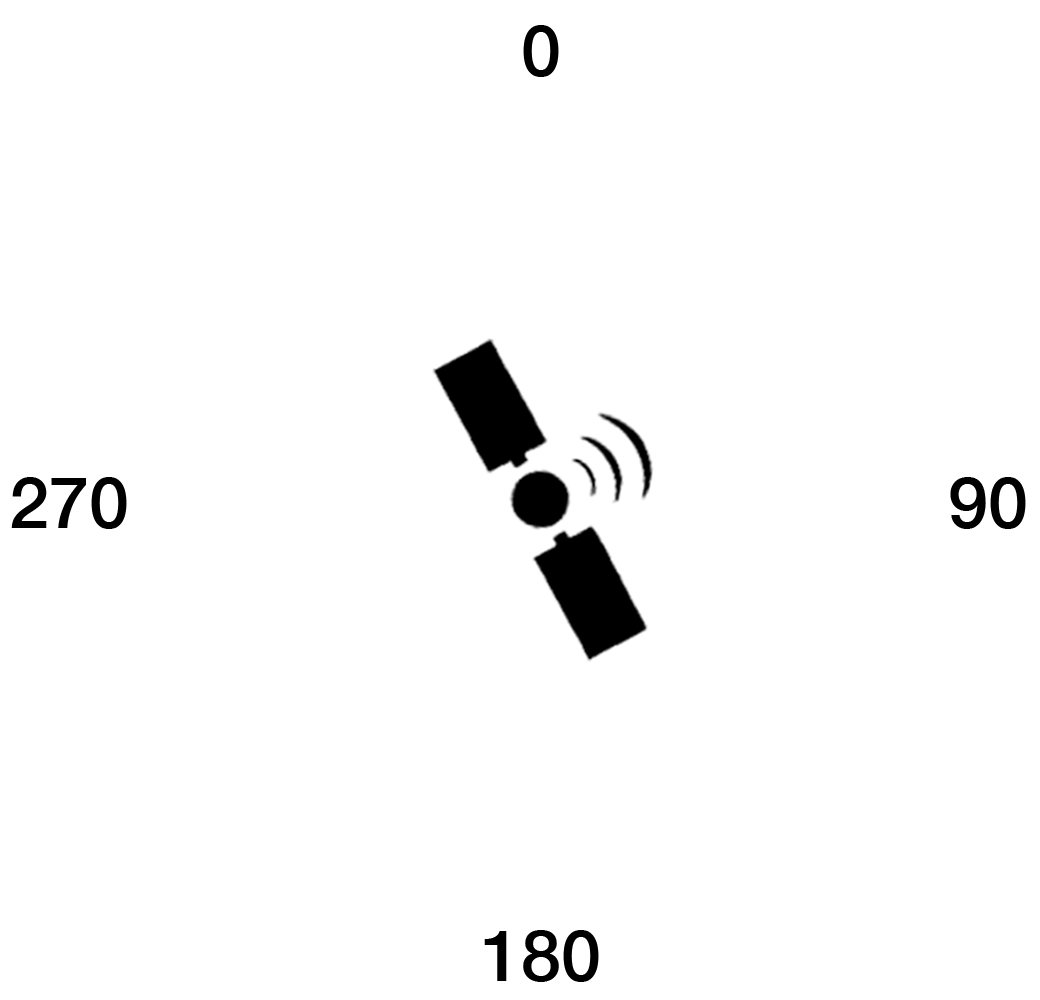
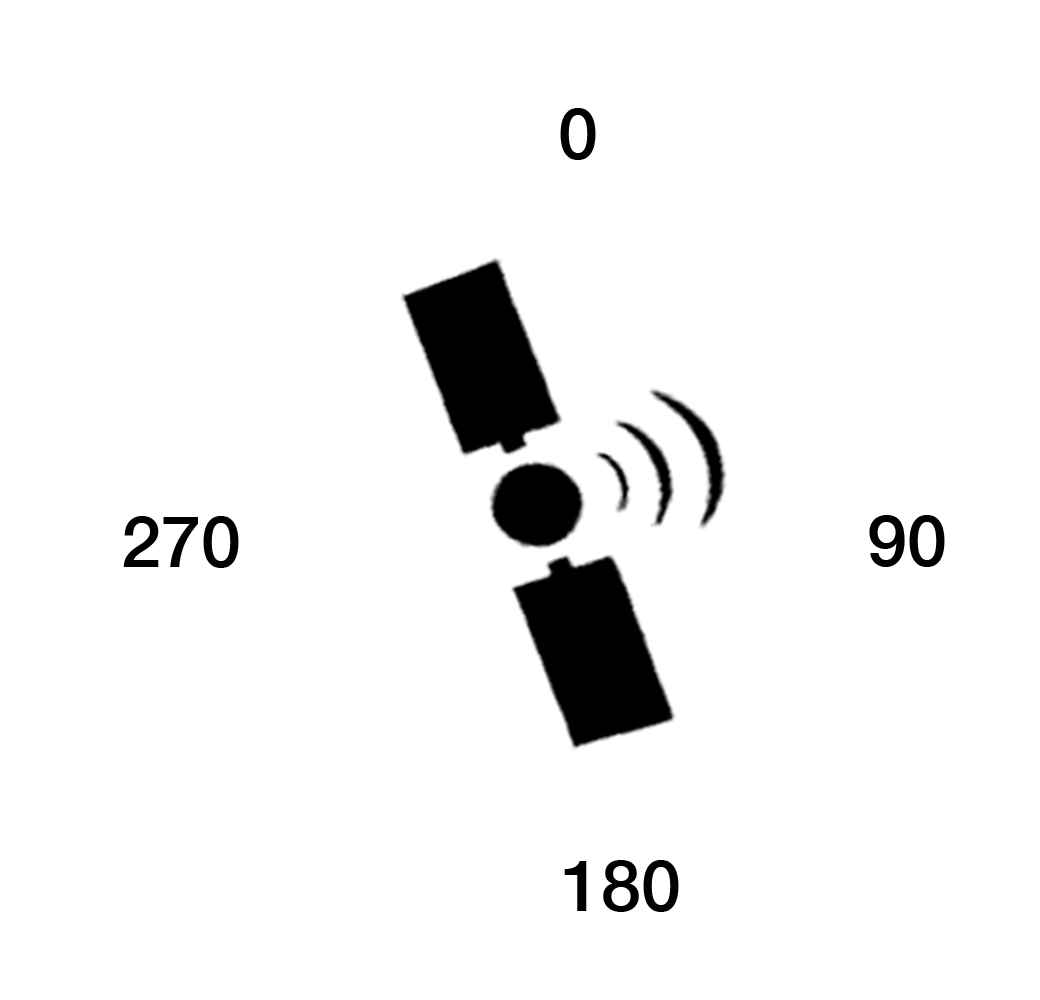
The second (1040, 1000) image is a revision of the first. Changes to its layers:
added group "Version 2" with 13 layers above "Group 1" over (x1=123, y1=108, x2=945, y2=912)
added layer "Satellite" (1st of 2, in "Version 2") in group "Version 2" over (x1=400, y1=257, x2=728, y2=751)
added layer "0" (1st of 2, in "Version 2") in group "Version 2" over (x1=560, y1=108, x2=596, y2=160)
added layer "180" (1st of 2, in "Version 2") in group "Version 2" over (x1=564, y1=860, x2=679, y2=912)
added layer "270" (1st of 2, in "Version 2") in group "Version 2" over (x1=123, y1=516, x2=239, y2=568)
added layer "90" (1st of 2, in "Version 2") in group "Version 2" over (x1=869, y1=515, x2=945, y2=567)
hid group "Group 1" (12 layers) over (x1=11, y1=25, x2=1026, y2=982)
